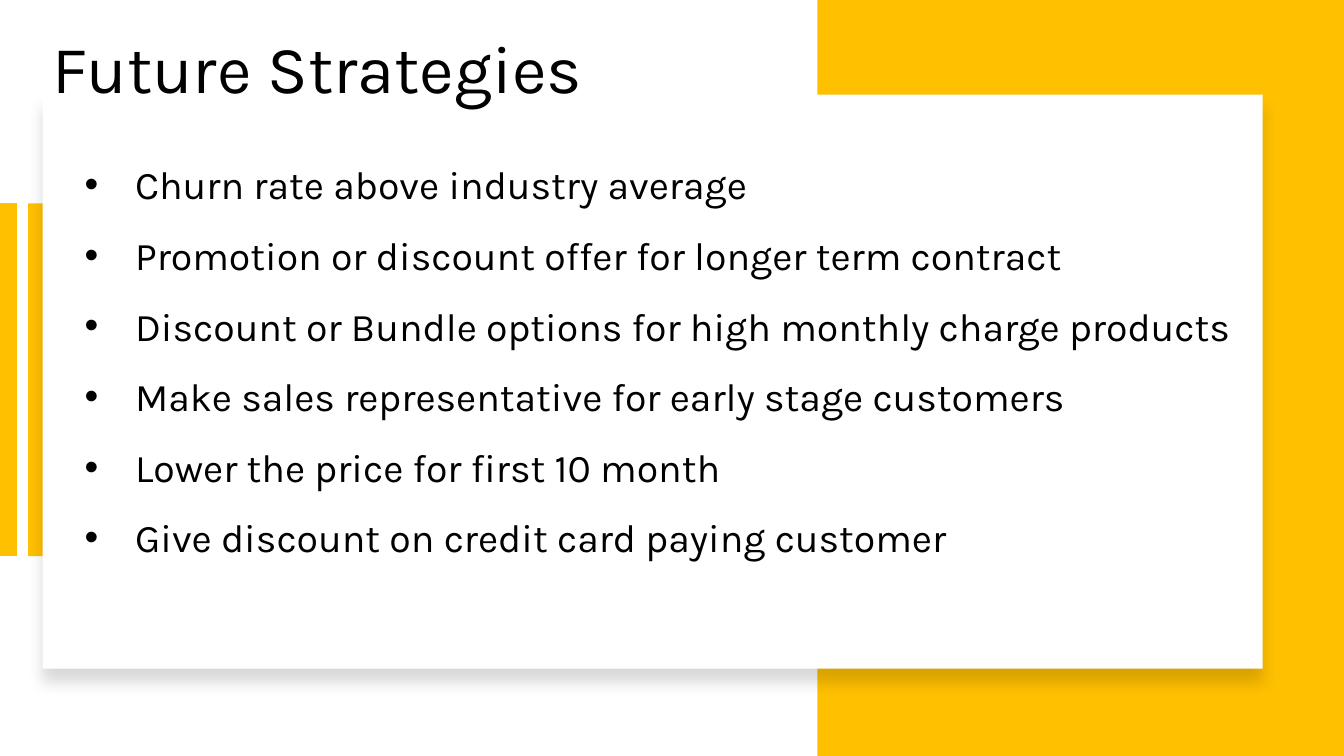
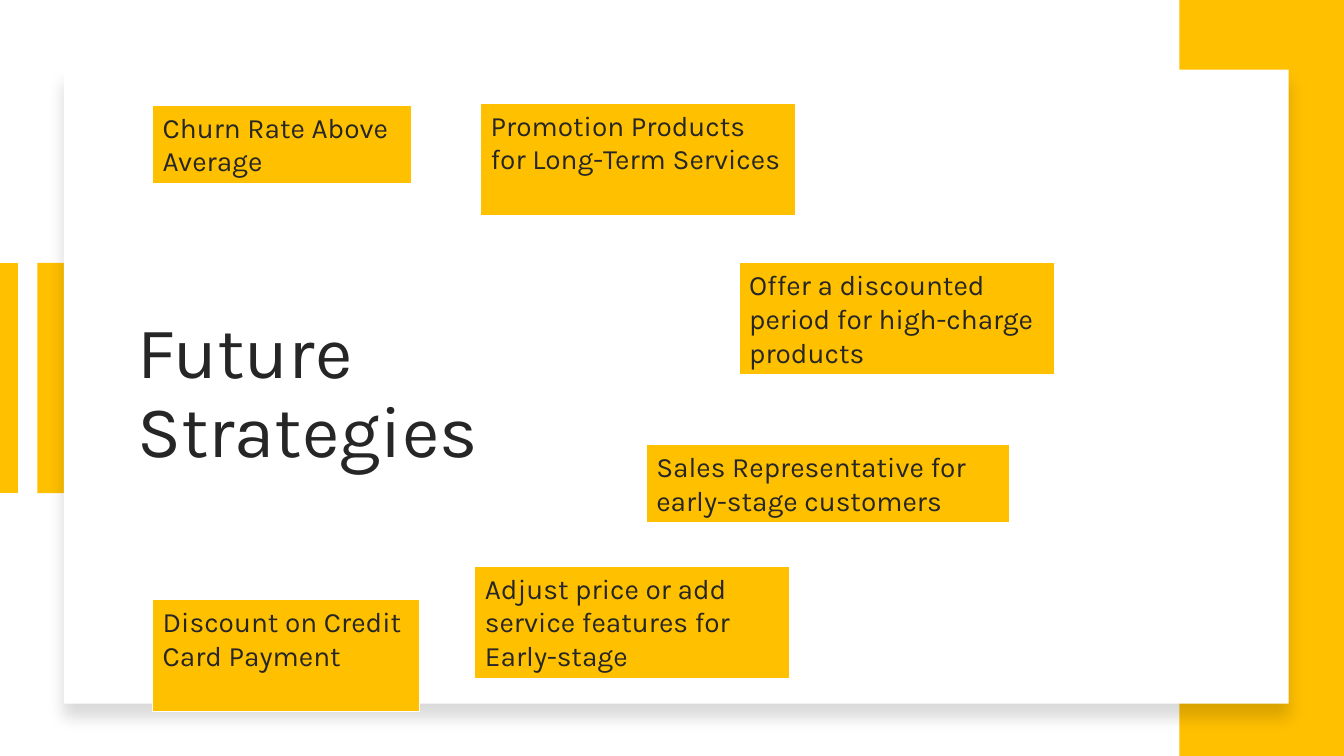
Before and after one commit to KoreanBeaver/Telco-Customer-Churn-Prediction, a slide deck: slide 8 of resources/Telco Customer Churn Analysis.pptx. Drawn at 1344x756 pixels with LibreOffice and Linux fonts; fonts in the diff are those of the drawing. Boxes give left, top, right and bottom in pixels: in the first picture for what was removed or moved away, otherwise in the second. Text is boxed around its words. In the diff, an @@ line names an element or a change of style, - is before the commit and + after.

Commit message:
ppt updated

```diff
--- a/resources/Telco Customer Churn Analysis.pptx
+++ b/resources/Telco Customer Churn Analysis.pptx
@@ rectangle at bbox=[1180, 0, 1344, 756]: mirrored; rotation 270 to 0 degrees @@
@@ rectangle: place and size @@
-rectangle at bbox=[42, 95, 1262, 669]
+rectangle at bbox=[64, 70, 1289, 704]
@@ rectangle added at bbox=[153, 105, 412, 182], fill #FFC000, outline #FFFFFF 0.75 pt, 20 pt, text #262626 @@
+Churn Rate Above Average
@@ rectangle added at bbox=[481, 103, 796, 215], fill #FFC000, outline #FFFFFF 0.75 pt, 20 pt, text #262626 @@
+Promotion Products for Long-Term Services
@@ text "Future Strategies": place and size @@
-text "Future Strategies" at bbox=[53, 46, 582, 110]
+text "Future Strategies" at bbox=[137, 332, 478, 474]
@@ text "Future Strategies" at bbox=[137, 332, 478, 474]: size 48 to 52 pt, text colour #000000 to #262626; vertical alignment top to middle @@
@@ text removed at bbox=[135, 172, 1230, 562] @@
-• Churn rate above industry average
-• Promotion or discount offer for longer term contract
-• Discount or Bundle options for high monthly charge products
-• Make sales representative for early stage customers
-• Lower the price for first 10 month
-• Give discount on credit card paying customer
@@ rectangle removed at bbox=[0, 203, 17, 556] @@
@@ line added from (8, 263) to (8, 493), #FFC000 14 pt @@
@@ rectangle at bbox=[37, 263, 72, 493]: mirrored; rotation 90 to 0 degrees @@
@@ rectangle added at bbox=[739, 263, 1054, 375], fill #FFC000, outline #FFFFFF 0.75 pt, 20 pt, text #262626 @@
+Offer a discounted period for high-charge products
@@ rectangle added at bbox=[646, 445, 1009, 522], fill #FFC000, outline #FFFFFF 0.75 pt, 20 pt, text #262626 @@
+Sales Representative for early-stage customers
@@ rectangle added at bbox=[475, 567, 789, 679], fill #FFC000, outline #FFFFFF 0.75 pt, 20 pt, text #262626 @@
+Adjust price or add service features for Early-stage
@@ rectangle added at bbox=[153, 600, 420, 712], fill #FFC000, outline #FFFFFF 0.75 pt, 20 pt, text #262626 @@
+Discount on Credit Card Payment
```
Also in this commit, not shown: 7 other slides changed, 1 other file.
